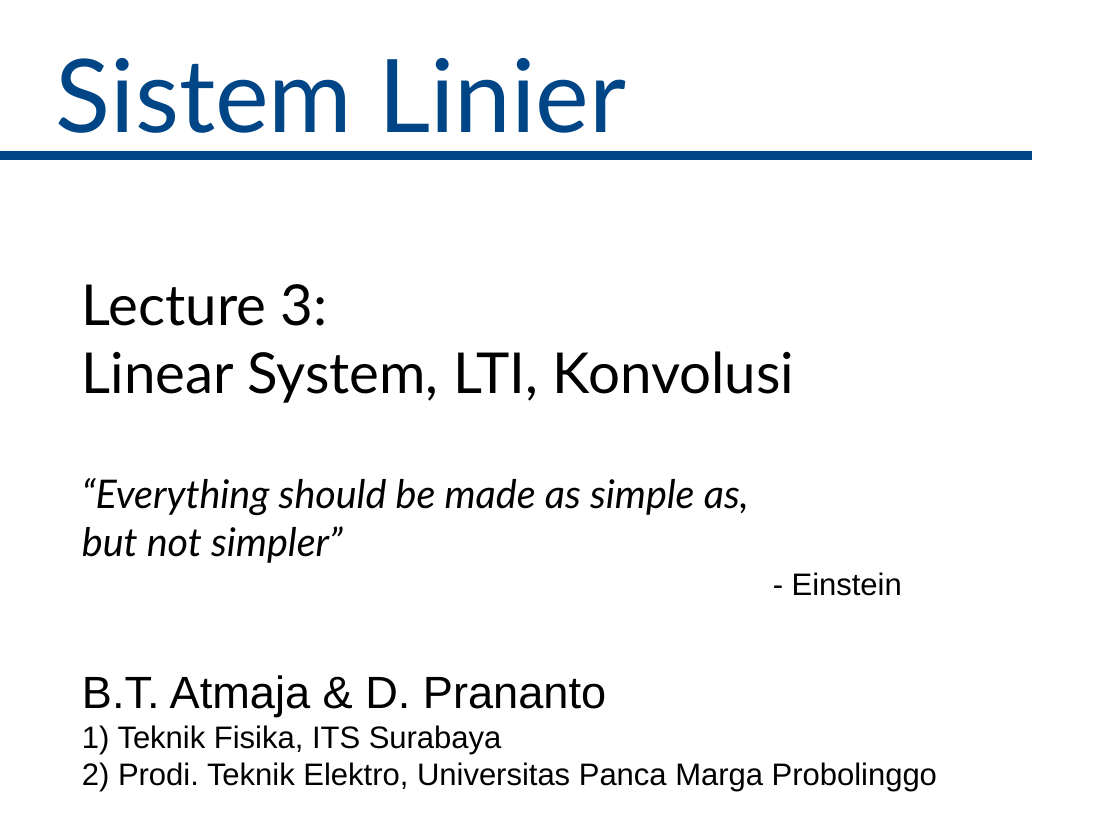
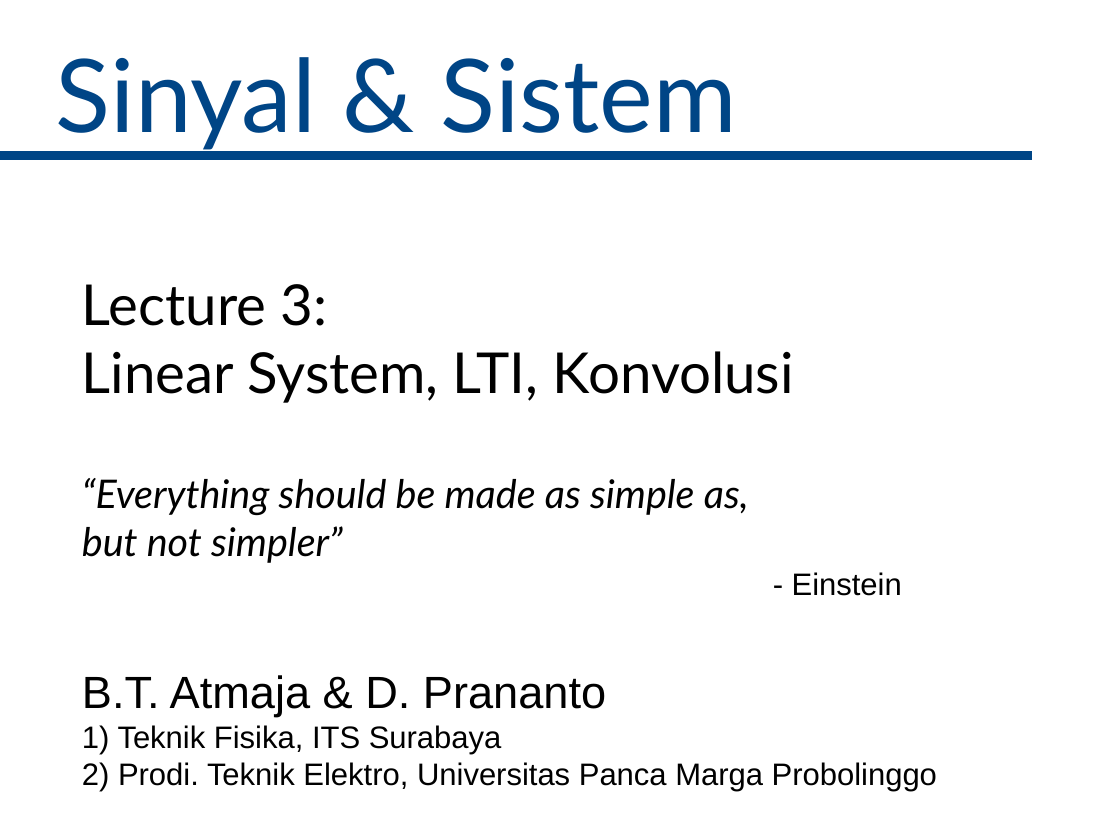
Before and after one commit to bagustris/sinyalsistem, a slide deck: slide 1 of slides/Lect3_SinyalSistem.odp. Drawn at 1120x840 pixels with LibreOffice and Linux fonts; fonts in the diff are those of the drawing. Boxes give left, top, right and bottom in pixels: in the first picture for what was removed or moved away, otherwise in the second. Text is boxed around its words. In the diff, an @@ line names an element or a change of style, - is before the commit and + after.

```diff
--- a/slides/Lect3_SinyalSistem.odp
+++ b/slides/Lect3_SinyalSistem.odp
@@ subtitle at (x1=56, y1=57, x2=737, y2=150): text changed @@
-Sistem Linier
+Sinyal & Sistem
```
Also in this commit, not shown: 20 other slides changed.
